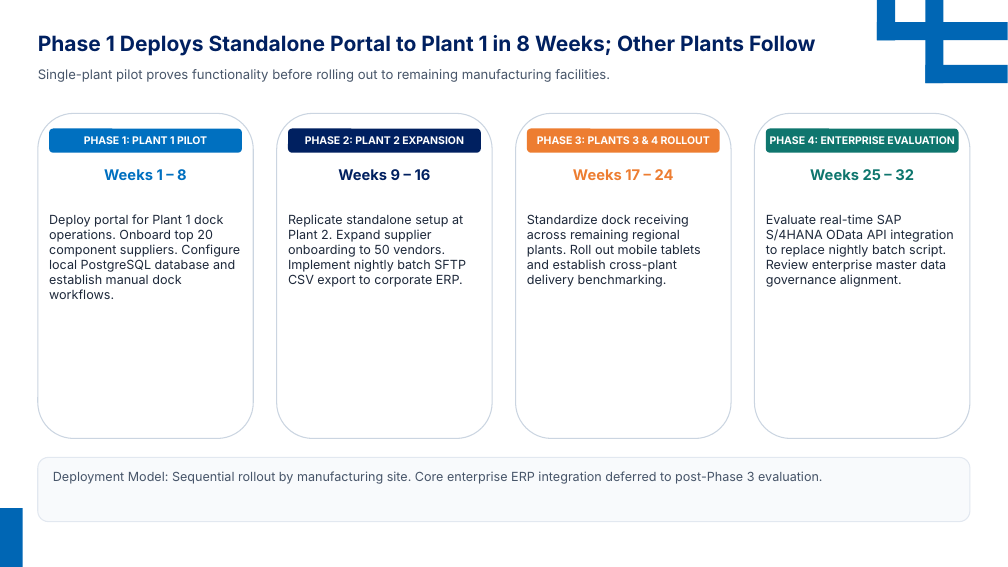
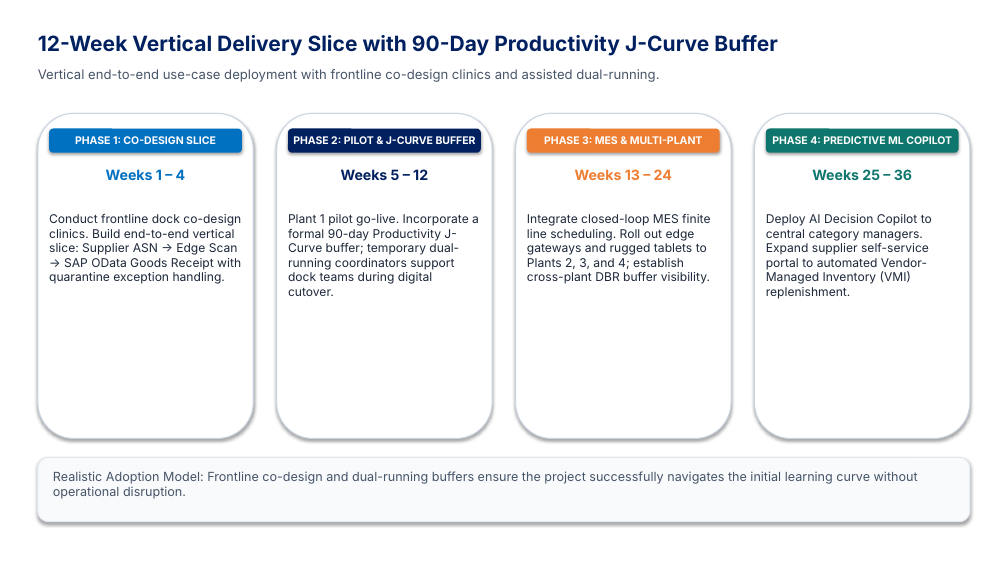
Before and after one commit to hemanthx446/ppt-mcp-server, a slide deck: slide 7 of Supplier_Delivery_Tracker_CIO_Briefing.pptx. Drawn at 1008x567 pixels with LibreOffice and Linux fonts; fonts in the diff are those of the drawing; background and template pictures are left out. Boxes give left, top, right and bottom in pixels: in the first picture for what was removed or moved away, otherwise in the second. Text is boxed around its words. In the diff, an @@ line names an element or a change of style, - is before the commit and + after.

```diff
--- a/Supplier_Delivery_Tracker_CIO_Briefing.pptx
+++ b/Supplier_Delivery_Tracker_CIO_Briefing.pptx
@@ rectangle removed at [877, 0, 895, 41] @@
@@ rectangle removed at [877, 22, 1008, 40] @@
@@ rectangle removed at [926, 0, 944, 83] @@
@@ text at [38, 35, 778, 56]: text changed @@
-Phase 1 Deploys Standalone Portal to Plant 1 in 8 Weeks; Other Plants Follow
+12-Week Vertical Delivery Slice with 90-Day Productivity J-Curve Buffer
@@ text at [38, 69, 659, 82]: text changed @@
-Single-plant pilot proves functionality before rolling out to remaining manufacturing facilities.
+Vertical end-to-end use-case deployment with frontline co-design clinics and assisted dual-running.
@@ rectangle removed at [926, 65, 1008, 83] @@
@@ text in rounded rectangle at [75, 136, 216, 144]: text changed @@
-PHASE 1: PLANT 1 PILOT
+PHASE 1: CO-DESIGN SLICE
@@ text in rounded rectangle at [293, 136, 476, 144]: text changed @@
-PHASE 2: PLANT 2 EXPANSION
+PHASE 2: PILOT & J-CURVE BUFFER
@@ shadow on in 9 elements at [38, 113, 253, 439], [277, 113, 492, 439], [516, 113, 731, 439], [755, 113, 970, 439], [38, 457, 970, 522], [766, 129, 959, 153], [49, 129, 242, 153], [288, 129, 481, 153], [527, 129, 720, 153] @@
@@ text in rounded rectangle at [544, 136, 703, 144]: text changed @@
-PHASE 3: PLANTS 3 & 4 ROLLOUT
+PHASE 3: MES & MULTI-PLANT
@@ text in rounded rectangle at [772, 136, 952, 144]: text changed @@
-PHASE 4: ENTERPRISE EVALUATION
+PHASE 4: PREDICTIVE ML COPILOT
@@ text at [106, 169, 186, 180]: text changed; size 14 to 13.5 pt @@
-Weeks 1 – 8
+Weeks 1 – 4
@@ text at [341, 169, 428, 180]: text changed; size 14 to 13.5 pt @@
-Weeks 9 – 16
+Weeks 5 – 12
@@ text at [575, 169, 672, 180]: text changed; size 14 to 13.5 pt @@
-Weeks 17 – 24
+Weeks 13 – 24
@@ text at [812, 169, 912, 180]: text changed; size 14 to 13.5 pt @@
-Weeks 25 – 32
+Weeks 25 – 36
@@ text at [49, 214, 241, 284]: text changed; size 12 to 11.5 pt @@
-Deploy portal for Plant 1 dock operations. Onboard top 20 component suppliers. Configure local PostgreSQL database and establish manual dock workflows.
+Conduct frontline dock co-design clinics. Build end-to-end vertical slice: Supplier ASN -> Edge Scan -> SAP OData Goods Receipt with quarantine exception handling.
@@ text at [288, 214, 479, 296]: text changed; size 12 to 11.5 pt @@
-Replicate standalone setup at Plant 2. Expand supplier onboarding to 50 vendors. Implement nightly batch SFTP CSV export to corporate ERP.
+Plant 1 pilot go-live. Incorporate a formal 90-day Productivity J-Curve buffer; temporary dual-running coordinators support dock teams during digital cutover.
@@ text at [527, 214, 710, 284]: text changed; size 12 to 11.5 pt @@
-Standardize dock receiving across remaining regional plants. Roll out mobile tablets and establish cross-plant delivery benchmarking.
+Integrate closed-loop MES finite line scheduling. Roll out edge gateways and rugged tablets to Plants 2, 3, and 4; establish cross-plant DBR buffer visibility.
@@ text at [766, 214, 932, 299]: text changed; size 12 to 11.5 pt @@
-Evaluate real-time SAP S/4HANA OData API integration to replace nightly batch script. Review enterprise master data governance alignment.
+Deploy AI Decision Copilot to central category managers. Expand supplier self-service portal to automated Vendor-Managed Inventory (VMI) replenishment.
@@ text at [53, 471, 918, 499]: text changed @@
-Deployment Model: Sequential rollout by manufacturing site. Core enterprise ERP integration deferred to post-Phase 3 evaluation.
+Realistic Adoption Model: Frontline co-design and dual-running buffers ensure the project successfully navigates the initial learning curve without operational disruption.
@@ rectangle removed at [0, 508, 23, 567] @@
```
Also in this commit, not shown: 4 other slides changed, 3 slides added, 3 slides removed, 27 other files.
